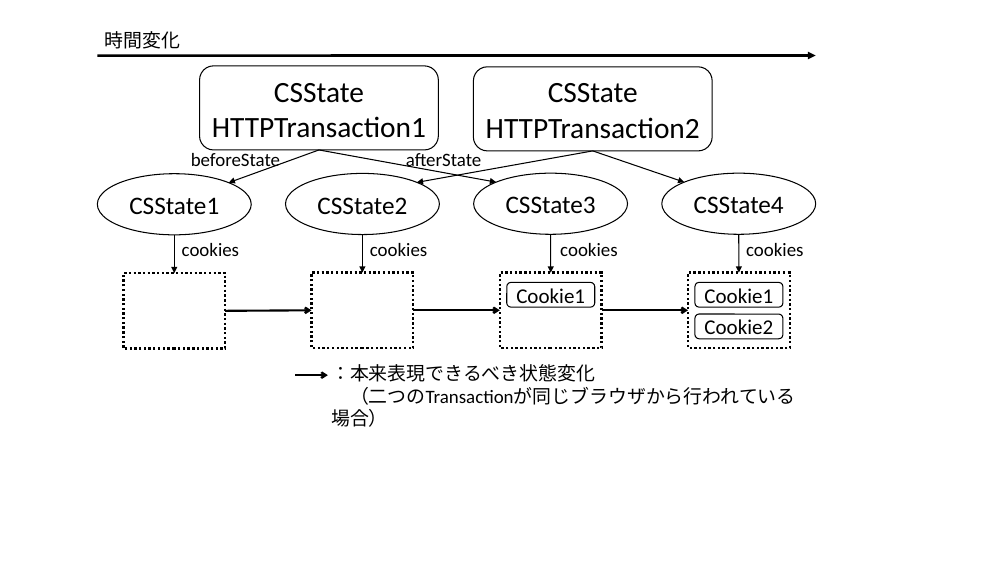
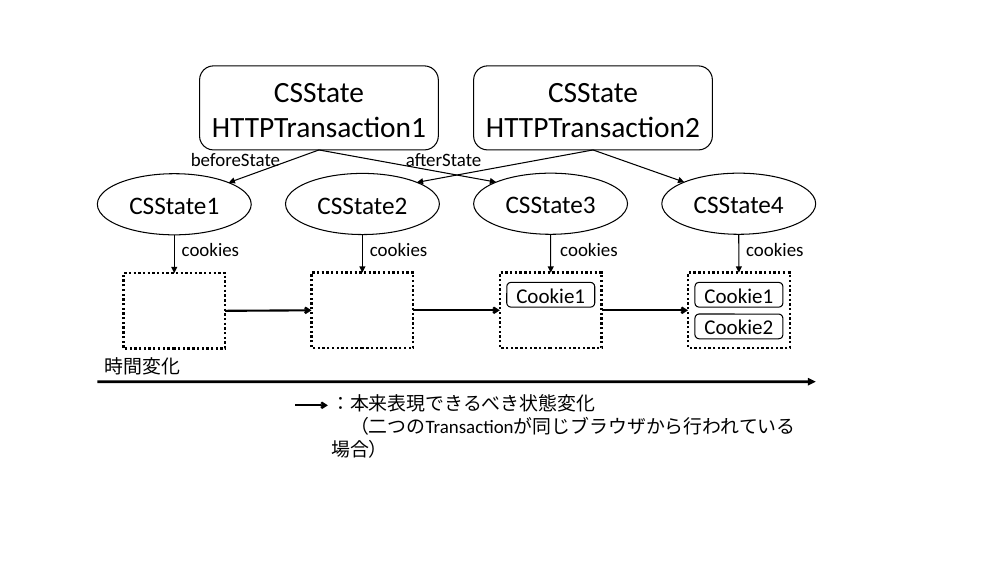
Before and after one commit to simahell/Master-Thesis, a slide deck: slide 4 of fig/fig.pptx. Drawn at 1008x567 pixels with LibreOffice and Linux fonts; fonts in the diff are those of the drawing. Boxes give left, top, right and bottom in pixels: in the first picture for what was removed or moved away, otherwise in the second. Text is boxed around its words. In the diff, an @@ line names an element or a change of style, - is before the commit and + after.

```diff
--- a/fig/fig.pptx
+++ b/fig/fig.pptx
@@ rectangle: place and size @@
-rectangle at <box>98,25,816,411</box>
+rectangle at <box>98,66,816,442</box>
@@ text "時間変化": place and size @@
-text "時間変化" at <box>105,31,181,49</box>
+text "時間変化" at <box>105,357,181,375</box>
@@ arrow moved from (98, 56) - (816, 55) to (98, 382) - (816, 382) @@
@@ text "：本来表現できるべき状態変化": place and size @@
-text "：本来表現できるべき状態変化" at <box>331,364,796,405</box>
+text "：本来表現できるべき状態変化" at <box>331,394,796,435</box>
@@ arrow moved from (295, 375) - (328, 375) to (295, 405) - (328, 405) @@
```
Also in this commit, not shown: 1 other slide changed, 2 slides added, 15 other files.
